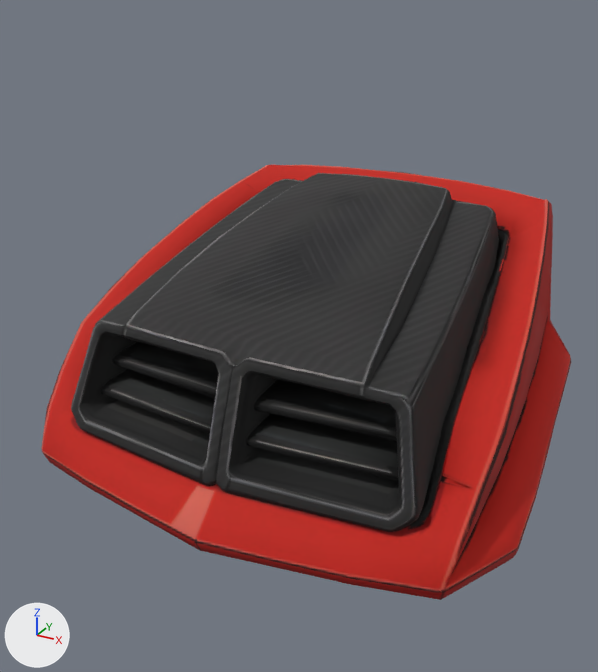
What one commit did to the glTF model public/models/parts/blitz-big_engine.glb.
Rendered twice from a camera (50 mm lens) standing at (0.337, -0.65, 0.436) and looking at (-0.002, -0.033, 0.127). The axes (+X, +Y, +Z) are drawn at lower left. The lights are the same throughout. The first picture is the older version. Vertices at exactly the same position are counted once.

Names of what the first picture shows: 'tripo_node_0c7ef639-e7ef-4643-971f-1b723f41c509'.
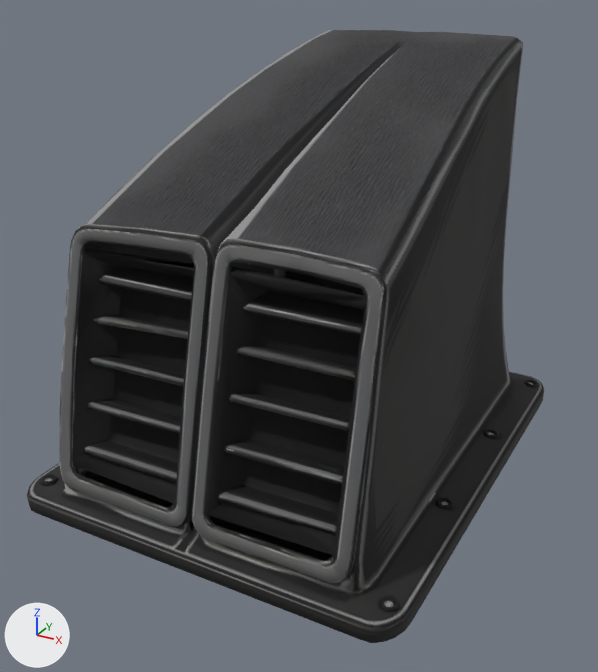
Boxes [x1, y1, x2, y2] around the edits, measured in the pictures (598 x 672 px):
'tripo_node_0c7ef639-e7ef-4643-971f-1b723f41c509', surface changed, reshaped (41% taller)
    before: [42, 165, 571, 600]
    after: [27, 30, 544, 643]
part 1 of me_tripo_mesh_0c7ef639_e7ef_4643_971f_1b723f41c509, rebuilt (41% taller)
    before: [42, 165, 571, 600]
    after: [27, 30, 544, 643]
part 2 of me_tripo_mesh_0c7ef639_e7ef_4643_971f_1b723f41c509, deleted
    before: [101, 369, 215, 435]
part 3 of me_tripo_mesh_0c7ef639_e7ef_4643_971f_1b723f41c509, deleted
    before: [246, 414, 398, 481]
part 4 of me_tripo_mesh_0c7ef639_e7ef_4643_971f_1b723f41c509, added
    after: [40, 253, 499, 612]
part 5 of me_tripo_mesh_0c7ef639_e7ef_4643_971f_1b723f41c509, added (mostly hidden)
    after: [525, 380, 538, 388]

The change in detail:
Picture 'tripo_base_color_c711183a-2667-4c0c-822e-d40a270e4478' (img_tripo_base_color_c711183a_2667_4c0c_822e_d40a270e4478) is new.
Material 'Carbon' (mat_carbon) changes its picture from img_tripo_base_color_31d261c2_660a_4ec9_9a17_45f235e5919f to img_tripo_base_color_c711183a_2667_4c0c_822e_d40a270e4478.
me_tripo_mesh_0c7ef639_e7ef_4643_971f_1b723f41c509 is used by ob_tripo_node_0c7ef639_e7ef_4643_971f_1b723f41c509; location (0.0, 0.0, 0.0).
me_tripo_mesh_0c7ef639_e7ef_4643_971f_1b723f41c509 had 2027 vertices, 4317 faces and spanned x -0.235..0.235, y -0.21..0.21, z 0.0..0.24.
me_tripo_mesh_0c7ef639_e7ef_4643_971f_1b723f41c509 now has 2121 vertices, 4179 faces and spans x -0.182..0.182, y -0.231..0.231, z 0.0..0.38.
me_tripo_mesh_0c7ef639_e7ef_4643_971f_1b723f41c509 part 1: the loose piece of 1950 vertices spanning x -0.235..0.235, y -0.21..0.21, z 0.0..0.24 is rebuilt with 1088 vertices and now spans x -0.182..0.182, y -0.231..0.231, z 0.0..0.38.
me_tripo_mesh_0c7ef639_e7ef_4643_971f_1b723f41c509 part 2: the loose piece of 39 vertices spanning x -0.149..-0.011, y -0.155..-0.09, z 0.077..0.098 is deleted.
me_tripo_mesh_0c7ef639_e7ef_4643_971f_1b723f41c509 part 3: the loose piece of 38 vertices spanning x 0.01..0.149, y -0.155..-0.091, z 0.078..0.097 is deleted.
me_tripo_mesh_0c7ef639_e7ef_4643_971f_1b723f41c509 part 4: 783 vertices added at x -0.176..0.176, y -0.213..0.076, z 0.001..0.218.
me_tripo_mesh_0c7ef639_e7ef_4643_971f_1b723f41c509 part 5: 250 vertices added at x -0.176..0.176, y 0.185..0.206, z 0.002..0.03.
